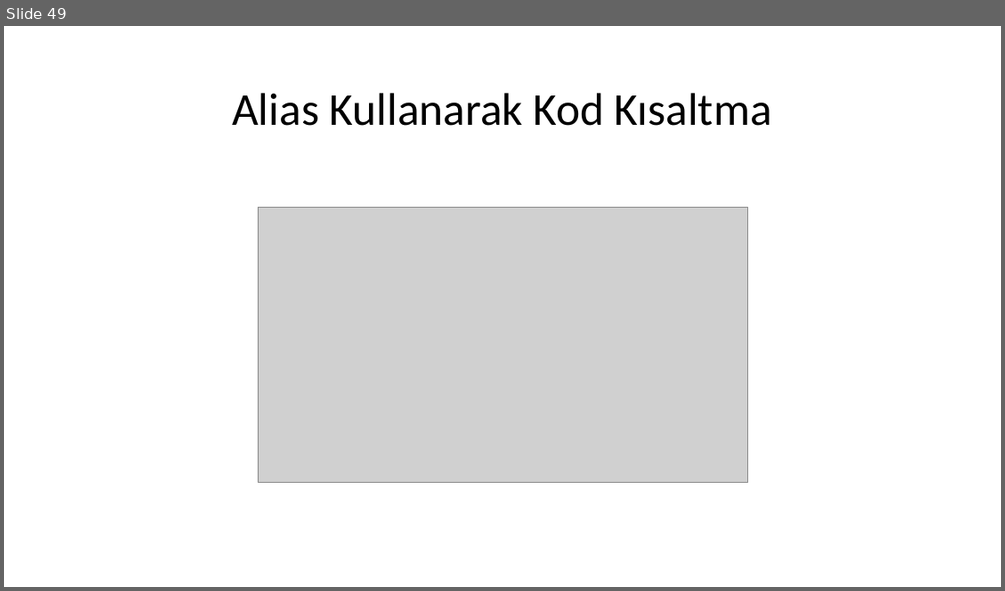
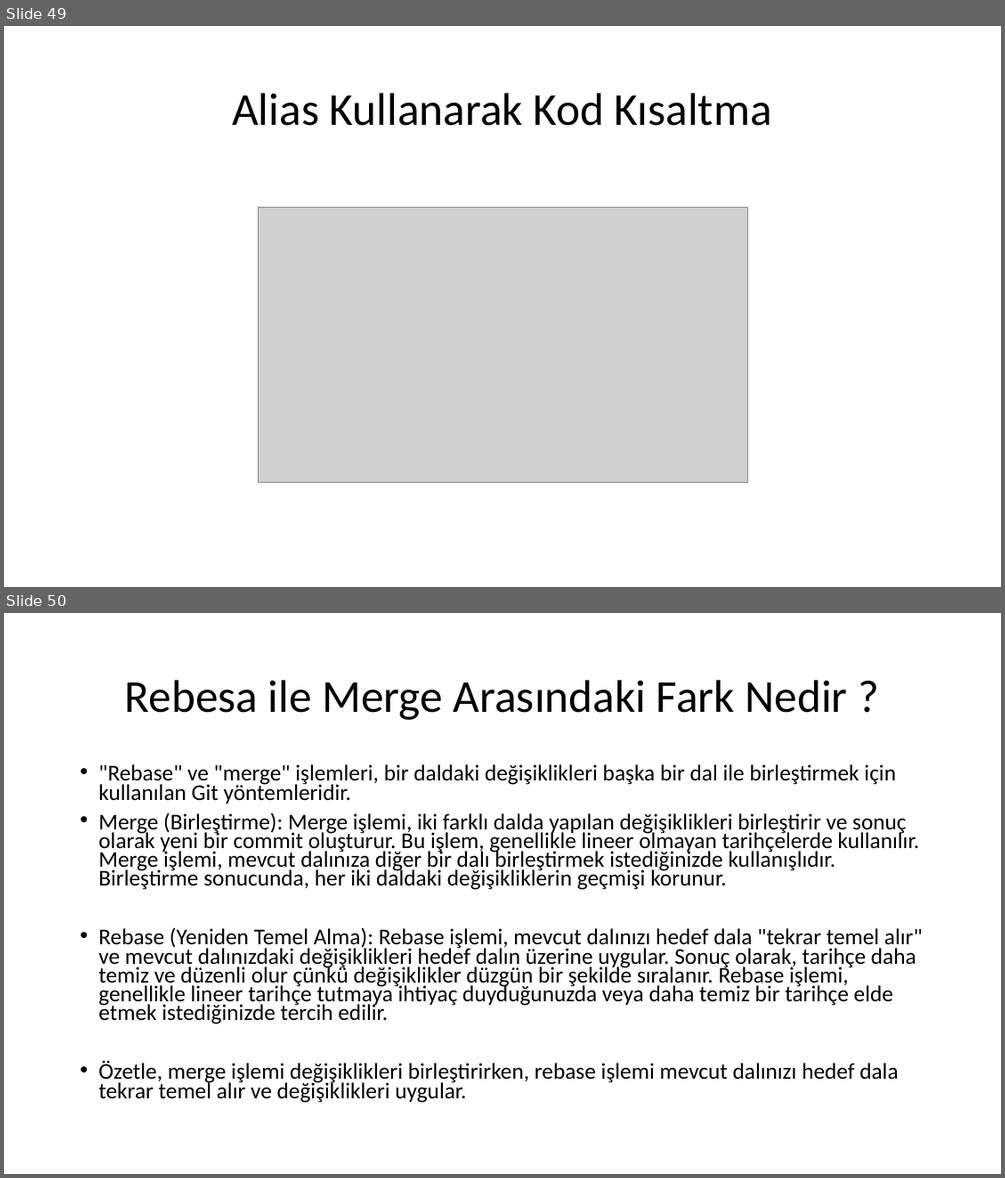
Before and after one commit to tugayayar/devops_project, a slide deck: DevOps Proje Sunusu.pptx. Shown one above the other, each under a label of ours: slide 49 before the commit, slides 49 and 50 after it. The pictures are 1005x591 and 1005x1178 pixels, drawn with LibreOffice and Linux fonts; fonts in the diff are those of the drawing; grey boxes stand for pictures. Boxes give left, top, right and bottom in pixels: in the first picture for what was removed or moved away, otherwise in the second. Text is boxed around its words. In the diff, an @@ line names an element or a change of style, - is before the commit and + after.

Commit message:
Rebesa ile Merge Farkı Sunuya Eklendi

```diff
--- a/DevOps Proje Sunusu.pptx
+++ b/DevOps Proje Sunusu.pptx
@@ slide 50 added at (4, 613, 1001, 1174), background #FFFFFF @@
@@ title added at (125, 680, 848, 720), 44 pt, text #000000 @@
+Rebesa ile Merge Arasındaki Fark Nedir ?
@@ text added at (98, 764, 922, 1103), 21.7 pt, text #000000 @@
+• "Rebase" ve "merge" işlemleri, bir daldaki değişiklikleri başka bir dal ile birleştirmek için kullanılan Git yöntemleridir.
+• Merge (Birleştirme): Merge işlemi, iki farklı dalda yapılan değişiklikleri birleştirir ve sonuç olarak yeni bir commit oluşturur. Bu işlem, genellikle lineer olmayan tarihçelerde kullanılır. Merge işlemi, mevcut dalınıza diğer bir dalı birleştirmek istediğinizde kullanışlıdır. Birleştirme sonucunda, her iki daldaki değişikliklerin geçmişi korunur.
+• Rebase (Yeniden Temel Alma): Rebase işlemi, mevcut dalınızı hedef dala "tekrar temel alır" ve mevcut dalınızdaki değişiklikleri hedef dalın üzerine uygular. Sonuç olarak, tarihçe daha temiz ve düzenli olur çünkü değişiklikler düzgün bir şekilde sıralanır. Rebase işlemi, genellikle lineer tarihçe tutmaya ihtiyaç duyduğunuzda veya daha temiz bir tarihçe elde etmek istediğinizde tercih edilir.
+• Özetle, merge işlemi değişiklikleri birleştirirken, rebase işlemi mevcut dalınızı hedef dala tekrar temel alır ve değişiklikleri uygular.
```
